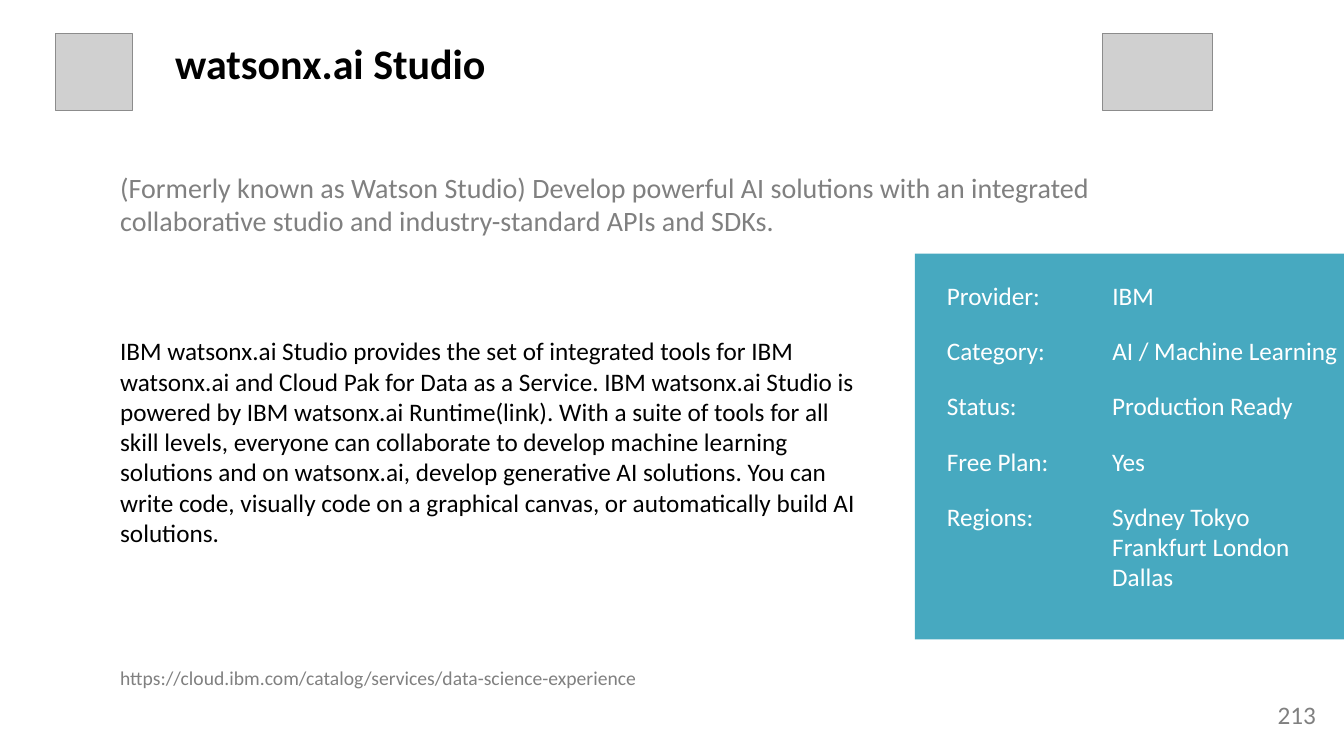
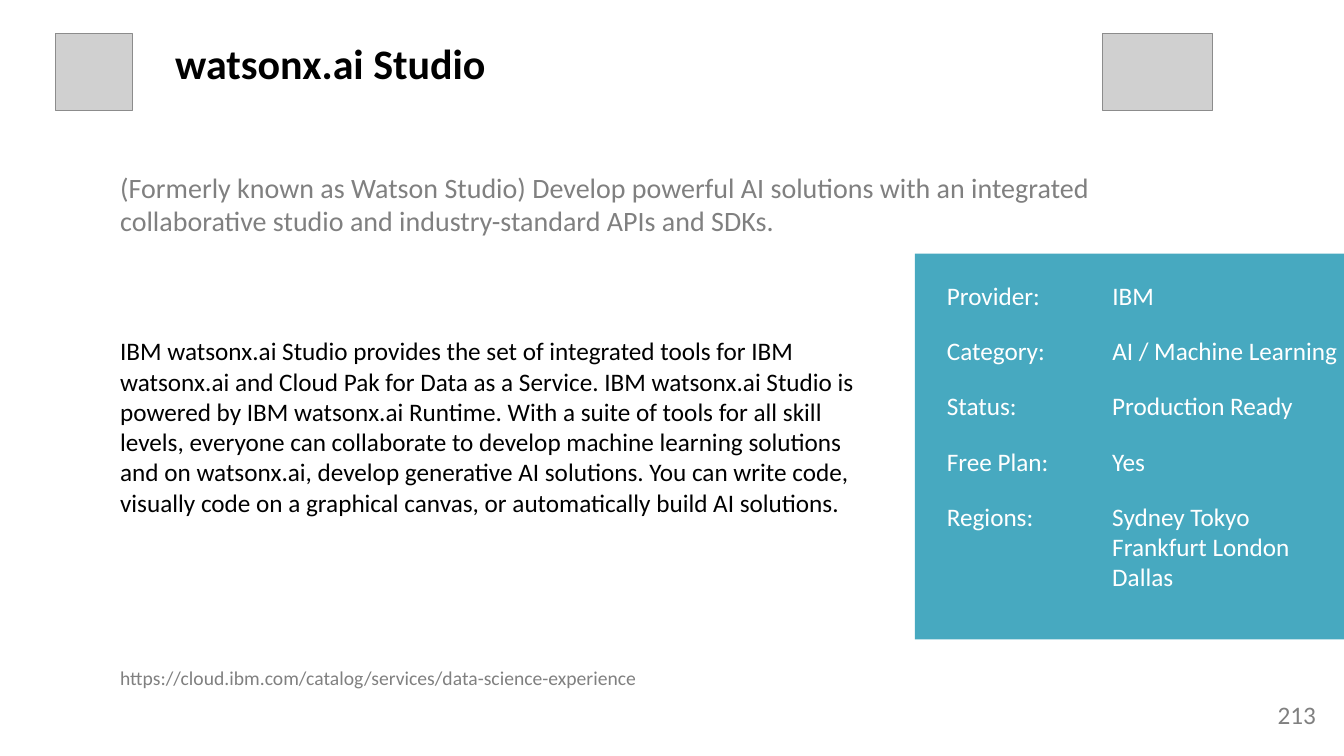
Before and after one commit to l2fprod/mycatalog, a slide deck: slide 213 of docs/generated/mycatalog.pptx. Drawn at 1344x756 pixels with LibreOffice and Linux fonts; fonts in the diff are those of the drawing; grey boxes stand for pictures. Boxes give left, top, right and bottom in pixels: in the first picture for what was removed or moved away, otherwise in the second. Text is boxed around its words. In the diff, an @@ line names an element or a change of style, - is before the commit and + after.

```diff
--- a/docs/generated/mycatalog.pptx
+++ b/docs/generated/mycatalog.pptx
@@ text at [120, 342, 854, 517]: text changed @@
-IBM watsonx.ai Studio provides the set of integrated tools for IBM watsonx.ai and Cloud Pak for Data as a Service. IBM watsonx.ai Studio is powered by IBM watsonx.ai Runtime(link). With a suite of tools for all skill levels, everyone can collaborate to develop machine learning solutions and on watsonx.ai, develop generative AI solutions. You can write code, visually code on a graphical canvas, or automatically build AI solutions.
+IBM watsonx.ai Studio provides the set of integrated tools for IBM watsonx.ai and Cloud Pak for Data as a Service. IBM watsonx.ai Studio is powered by IBM watsonx.ai Runtime. With a suite of tools for all skill levels, everyone can collaborate to develop machine learning solutions and on watsonx.ai, develop generative AI solutions. You can write code, visually code on a graphical canvas, or automatically build AI solutions.
```
Also in this commit, not shown: 1 other slide changed, 9 other files.
